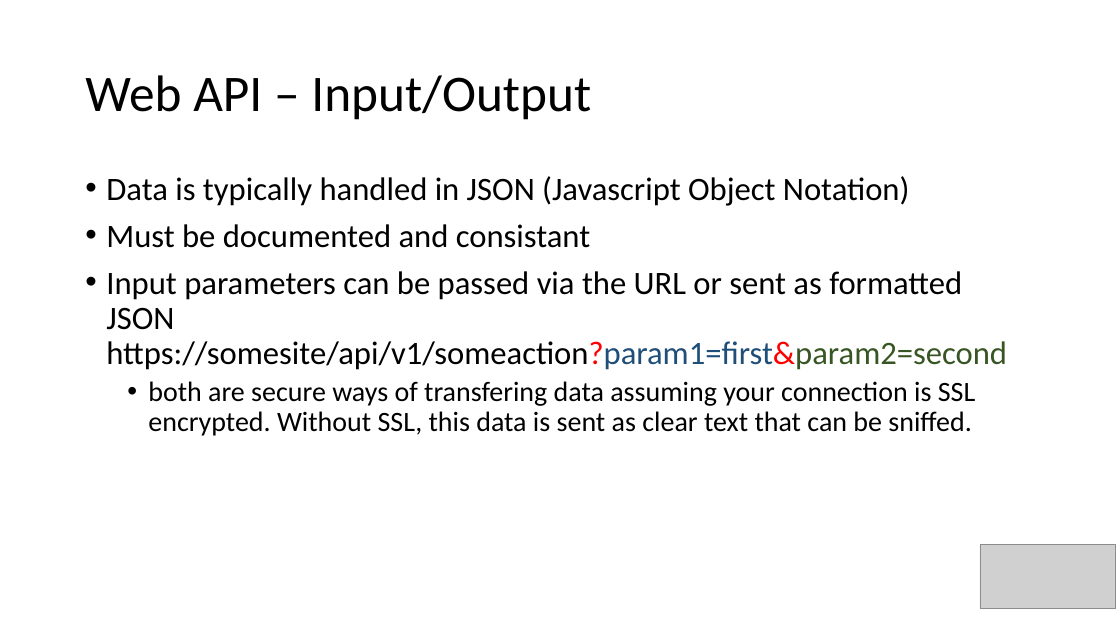
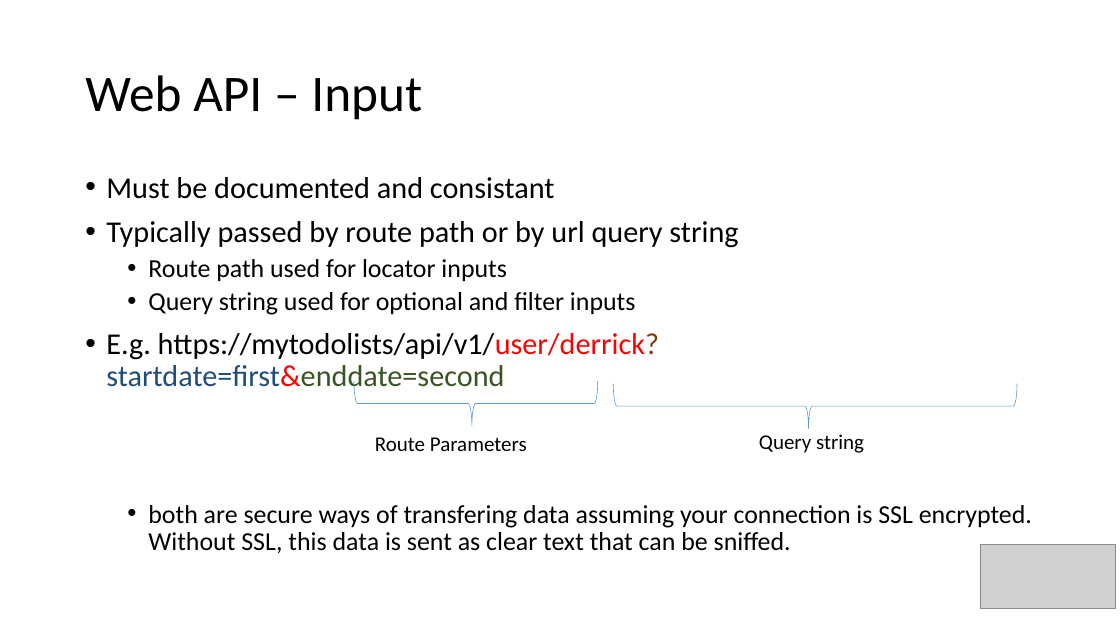
Before and after one commit to DerrickGold/Lightning-Talks, a slide deck: slide 8 of IntroductionAPI/ProgrammingAPI.pptx (slide 9 before the commit). Drawn at 1120x630 pixels with LibreOffice and Linux fonts; fonts in the diff are those of the drawing; grey boxes stand for pictures. Boxes give left, top, right and bottom in pixels: in the first picture for what was removed or moved away, otherwise in the second. Text is boxed around its words. In the diff, an @@ line names an element or a change of style, - is before the commit and + after.

```diff
--- a/IntroductionAPI/ProgrammingAPI.pptx
+++ b/IntroductionAPI/ProgrammingAPI.pptx
@@ title at [85, 75, 422, 120]: text changed @@
-Web API – Input/Output
+Web API – Input
@@ text at [106, 176, 910, 206]: paragraph removed @@
-• Data is typically handled in JSON (Javascript Object Notation)
@@ text at [106, 177, 1032, 553]: size 28 to 25.9 pt in "Must be documented and consistant"; size 24 to 22.2 pt in "both are secure ways of transfering data ..." @@
@@ text at [106, 221, 738, 394]: text changed; size 28 to 25.9 pt @@
-• Input parameters can be passed via the URL or sent as formatted JSON
-  https://somesite/api/v1/someaction?param1=first&param2=second
+• Typically passed by route path or by url query string
+  • Route path used for locator inputs
+  • Query string used for optional and filter inputs
+• E.g. https://mytodolists/api/v1/user/derrick?startdate=first&enddate=second
@@ left brace added at [355, 381, 598, 426], outline #5B9BD5 0.5 pt @@
@@ left brace added at [614, 384, 1018, 429], outline #5B9BD5 0.5 pt @@
@@ text added at [375, 437, 527, 451], 18 pt, text #000000 @@
+Route Parameters
@@ text added at [759, 434, 864, 453], 18 pt, text #000000 @@
+Query string
```
Also in this commit, not shown: 2 other slides changed, 1 slide added.
